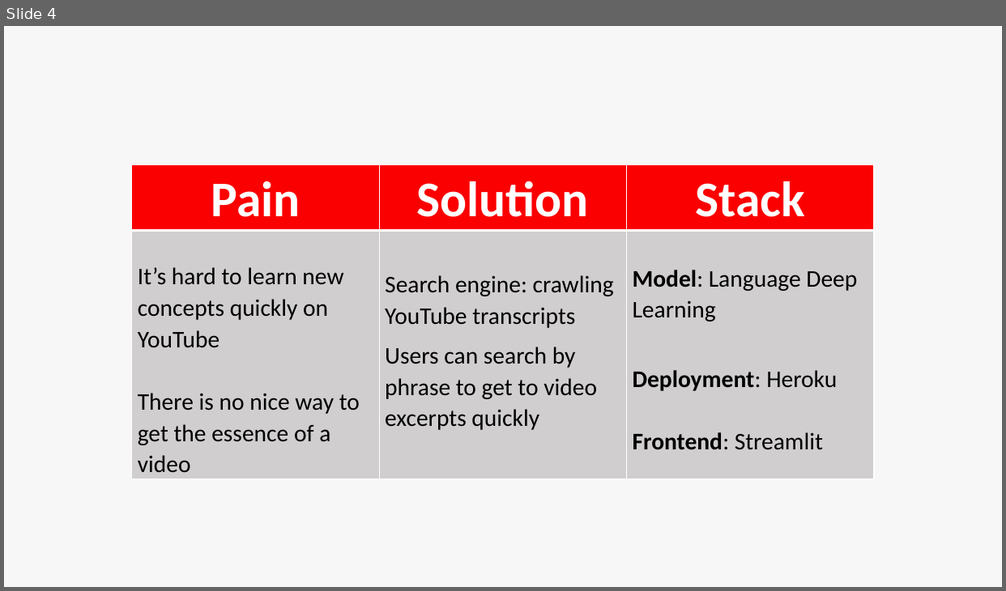
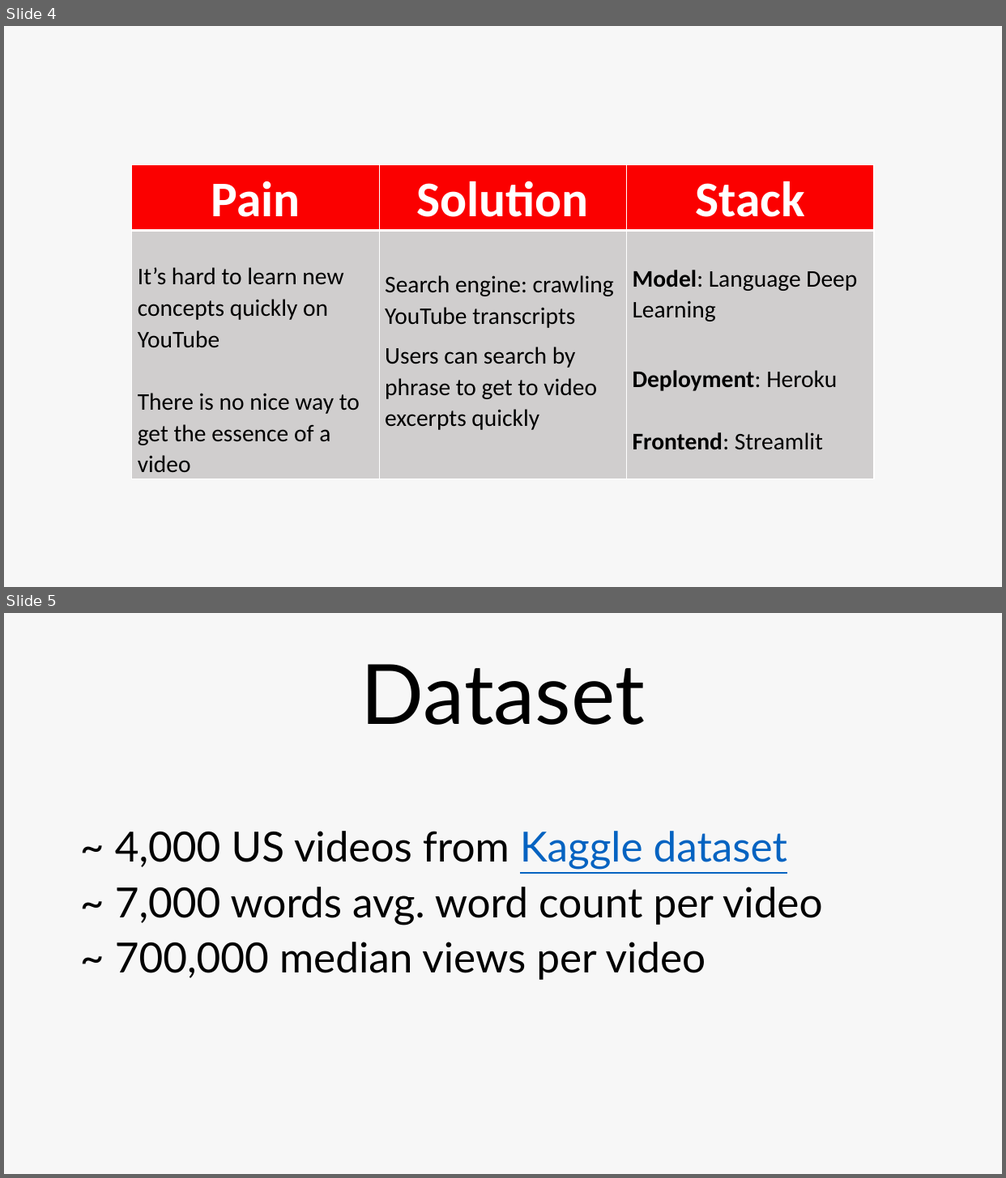
Before and after one commit to moritzgeiger/YouSearcher, a slide deck: notebooks/YouSearcher_pitch.pptx. Shown one above the other, each under a label of ours: slide 4 before the commit, slides 4 and 5 after it. The pictures are 1006x591 and 1006x1178 pixels, drawn with LibreOffice and Linux fonts; fonts in the diff are those of the drawing. Boxes give left, top, right and bottom in pixels: in the first picture for what was removed or moved away, otherwise in the second. Text is boxed around its words. In the diff, an @@ line names an element or a change of style, - is before the commit and + after.

Commit message:
add pitch presentation

```diff
--- a/notebooks/YouSearcher_pitch.pptx
+++ b/notebooks/YouSearcher_pitch.pptx
@@ slide 5 added at [4,613,1002,1174], background #AFABAB at 9% opacity @@
@@ title added at [361,664,645,725], 80 pt, text #000000 @@
+Dataset
@@ text added at [115,831,823,980], 40 pt, text #000000 @@
+~ 4,000 US videos from Kaggle dataset
+~ 7,000 words avg. word count per video
+~ 700,000 median views per video
```
Also in this commit, not shown: 4 other files.
